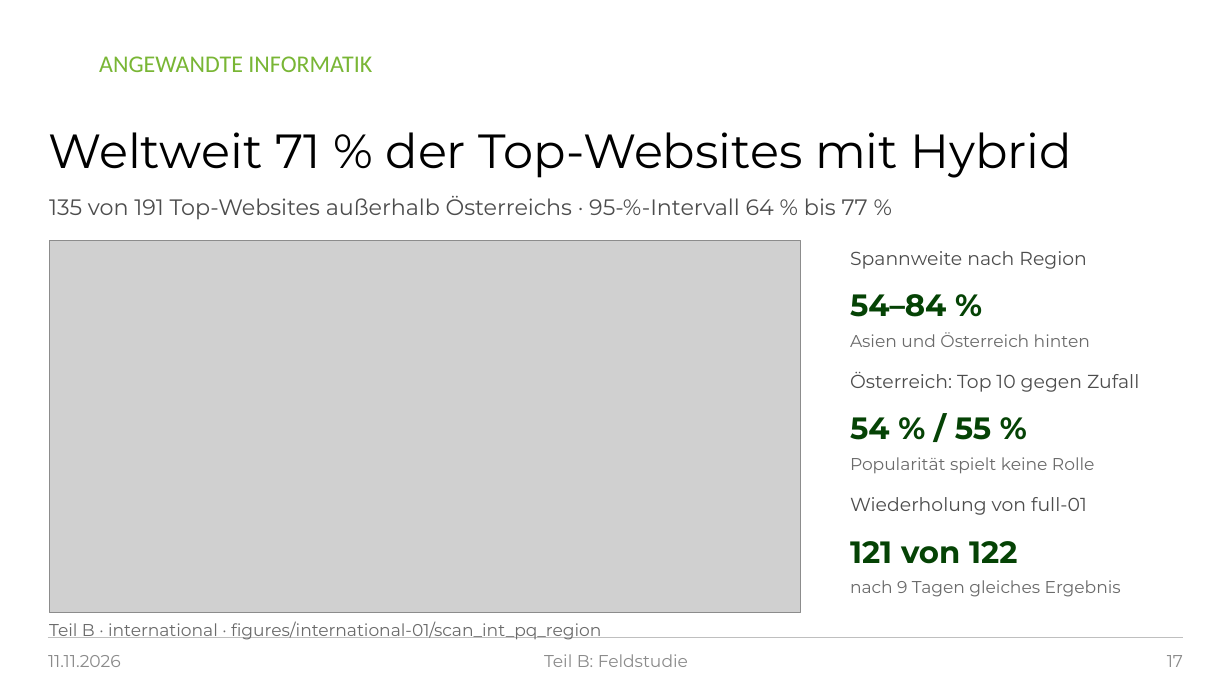
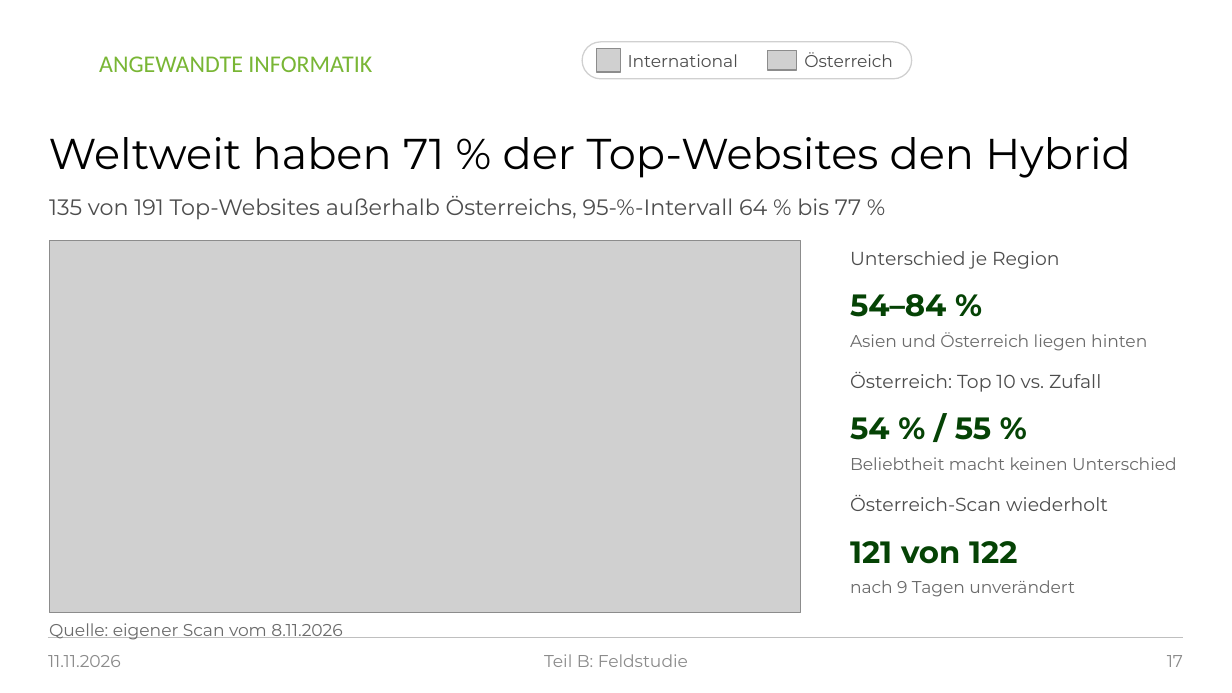
Before and after one commit to raphi98/singer-postquantum-experiment, a slide deck: slide 17 of praesentation/PQ-TLS_Praesentation_2026-11-11.pptx. Drawn at 1232x693 pixels with LibreOffice and Linux fonts; fonts in the diff are those of the drawing; grey boxes stand for pictures; background and template pictures are left out. Boxes give left, top, right and bottom in pixels: in the first picture for what was removed or moved away, otherwise in the second. Text is boxed around its words. In the diff, an @@ line names an element or a change of style, - is before the commit and + after.

```diff
--- a/praesentation/PQ-TLS_Praesentation_2026-11-11.pptx
+++ b/praesentation/PQ-TLS_Praesentation_2026-11-11.pptx
@@ rounded rectangle added at (582, 42, 912, 79), fill #FFFFFF, outline #D0D0D0 0.75 pt @@
@@ picture added at (596, 49, 620, 73) @@
@@ text added at (628, 54, 738, 67), 10 pt, text #4D4D4D @@
+International
@@ picture added at (768, 51, 797, 70) @@
@@ text added at (804, 52, 893, 67), 10 pt, text #4D4D4D @@
+Österreich
@@ title at (49, 137, 1130, 178): text changed; size 28 to 25.2 pt @@
-Weltweit 71 % der Top-Websites mit Hybrid
+Weltweit haben 71 % der Top-Websites den Hybrid
@@ text at (49, 196, 861, 220): text changed @@
-135 von 191 Top-Websites außerhalb Österreichs · 95-%-Intervall 64 % bis 77 %
+135 von 191 Top-Websites außerhalb Österreichs, 95-%-Intervall 64 % bis 77 %
@@ text at (850, 251, 1060, 269): text changed @@
-Spannweite nach Region
+Unterschied je Region
@@ text at (850, 332, 1147, 351): text changed @@
-Asien und Österreich hinten
+Asien und Österreich liegen hinten
@@ text at (850, 372, 1101, 392): text changed @@
-Österreich: Top 10 gegen Zufall
+Österreich: Top 10 vs. Zufall
@@ text at (850, 457, 1177, 470): text changed @@
-Popularität spielt keine Rolle
+Beliebtheit macht keinen Unterschied
@@ text at (850, 495, 1108, 511): text changed @@
-Wiederholung von full-01
+Österreich-Scan wiederholt
@@ text at (850, 580, 1075, 597): text changed @@
-nach 9 Tagen gleiches Ergebnis
+nach 9 Tagen unverändert
@@ text at (49, 623, 343, 640): text changed @@
-Teil B · international · figures/international-01/scan_int_pq_region
+Quelle: eigener Scan vom 8.11.2026
```
Also in this commit, not shown: 22 other slides changed, 2 other files.
